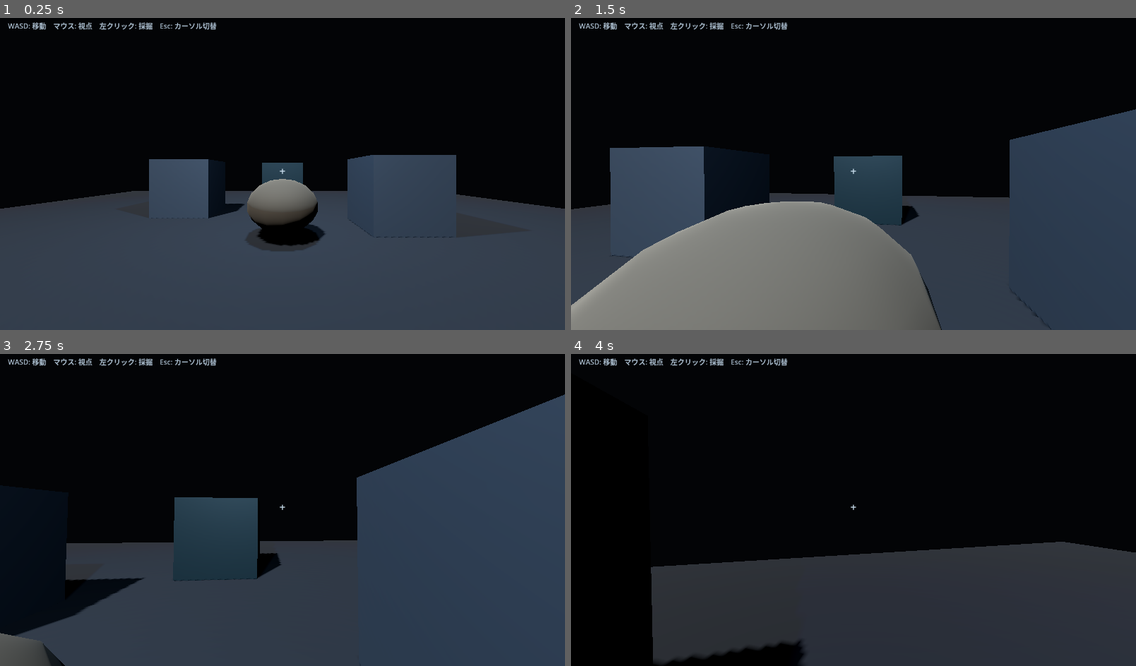
Above: before the commit, frames 1-4 (two rows, left to right).
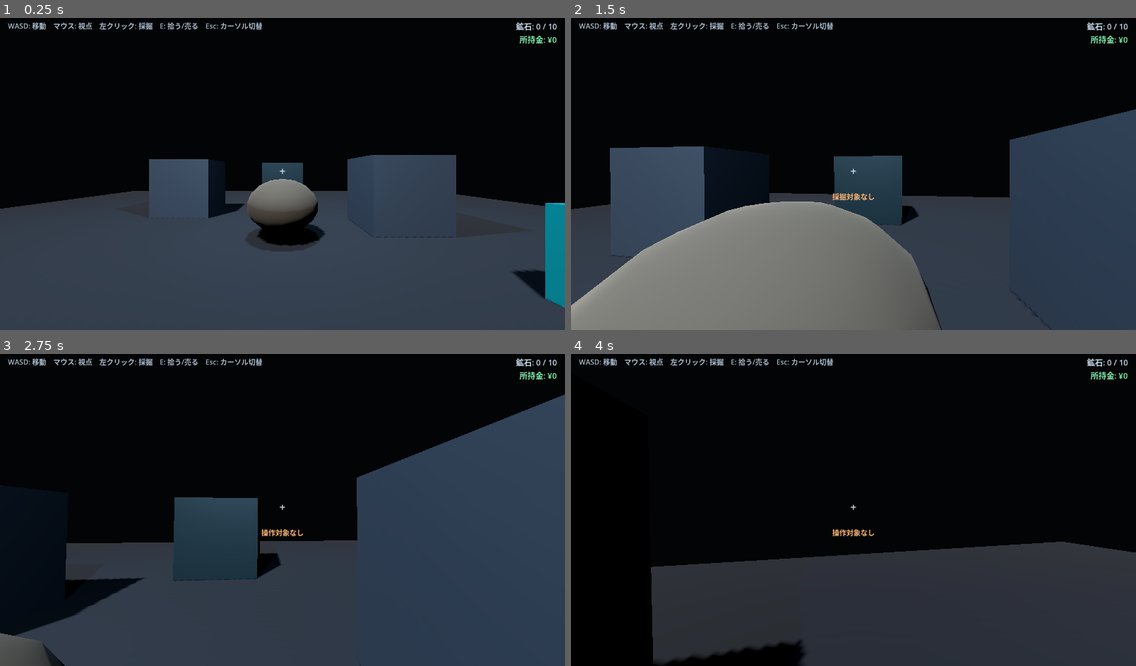
Above: after the commit, the same moments.

Repository: EliteMay/deep-factory
Game: Godot game, scene res://scenes/main/main.tscn
Two runs of this game, one before a commit and one after it. Both use one fixed random seed, a clock stepped at 60 frames per second and the inputs below.
Inputs (mouse positions are in pixels of both pictures, inside the frame that each line leads up to):
- Up to frame 1 (0.25 s): no input
- Up to frame 2 (1.5 s): tap Enter at 0.5 s; move the mouse to (881, 170) at 0.52 s; hold E (interact) 0.53-1.28 s; hold W (move_forward) from 0.53 s (still down); click (881, 170) at 0.67 s; move the mouse to (825, 174) at 1.27 s; click (825, 174) at 1.35 s
- Up to frame 3 (2.75 s): keep holding W (move_forward); tap Space at 2 s; move the mouse to (293, 500) at 2.02 s; hold E (interact) from 2.03 s (still down)
- Up to frame 4 (4 s): keep holding W (move_forward); move the mouse to (847, 513) at 2.77 s; release E (interact) at 2.78 s; click (847, 513) at 2.85 s; move the mouse to (893, 510) at 3.52 s; hold E (interact) from 3.53 s (still down)

The runs differ from the first frame. In frame 1, 1.8% of the frame differs, in the area x 29-100%, y 1-93%; in frame 2, 0.5%; in frame 3, 0.5%; in frame 4, 0.5%.
Error before the commit: Invalid assignment of property or key 'visible' with value of type 'bool' on a base object of type 'null instance'. (res://scripts/main/main_controller.gd:19)

Commit message:
feat: add sell station and inventory money HUD

Diff:
--- a/scenes/main/main.tscn
+++ b/scenes/main/main.tscn
@@ -1,8 +1,9 @@
-[gd_scene load_steps=12 format=3]
+[gd_scene load_steps=13 format=3]
 
 [ext_resource type="PackedScene" path="res://scenes/player/player.tscn" id="1_player"]
 [ext_resource type="Script" path="res://scripts/main/main_controller.gd" id="2_main"]
 [ext_resource type="PackedScene" path="res://scenes/resources/mineable_rock.tscn" id="3_rock"]
+[ext_resource type="PackedScene" path="res://scenes/world/sell_station.tscn" id="4_sell"]
 
 [sub_resource type="Environment" id="Environment_main"]
 background_mode = 1
@@ -94,6 +95,9 @@
 [node name="MiningRock" parent="." instance=ExtResource("3_rock")]
 position = Vector3(0, 0, 0)
 
+[node name="SellStation" parent="." instance=ExtResource("4_sell")]
+position = Vector3(4.2, 0, 3.0)
+
 [node name="Player" parent="." instance=ExtResource("1_player")]
 position = Vector3(0, 0.05, 5)
 
@@ -115,7 +119,7 @@
 horizontal_alignment = 1
 vertical_alignment = 1
 
-[node name="MiningFeedback" type="Label" parent="HUD"]
+[node name="Feedback" type="Label" parent="HUD"]
 visible = false
 anchors_preset = 8
 anchor_left = 0.5
@@ -131,11 +135,37 @@
 horizontal_alignment = 1
 vertical_alignment = 1
 
+[node name="Inventory" type="Label" parent="HUD"]
+anchors_preset = 1
+anchor_left = 1.0
+anchor_right = 1.0
+offset_left = -250.0
+offset_top = 18.0
+offset_right = -18.0
+offset_bottom = 46.0
+theme_override_colors/font_color = Color(0.82, 0.9, 0.96, 0.95)
+theme_override_font_sizes/font_size = 18
+text = "鉱石: 0 / 10"
+horizontal_alignment = 2
+
+[node name="Money" type="Label" parent="HUD"]
+anchors_preset = 1
+anchor_left = 1.0
+anchor_right = 1.0
+offset_left = -250.0
+offset_top = 48.0
+offset_right = -18.0
+offset_bottom = 76.0
+theme_override_colors/font_color = Color(0.55, 1, 0.72, 0.95)
+theme_override_font_sizes/font_size = 18
+text = "所持金: ¥0"
+horizontal_alignment = 2
+
 [node name="Controls" type="Label" parent="HUD"]
 offset_left = 18.0
 offset_top = 18.0
-offset_right = 560.0
+offset_right = 700.0
 offset_bottom = 54.0
 theme_override_colors/font_color = Color(0.72, 0.8, 0.87, 0.92)
 theme_override_font_sizes/font_size = 16
-text = "WASD: 移動　マウス: 視点　左クリック: 採掘　Esc: カーソル切替"
+text = "WASD: 移動　マウス: 視点　左クリック: 採掘　E: 拾う/売る　Esc: カーソル切替"
